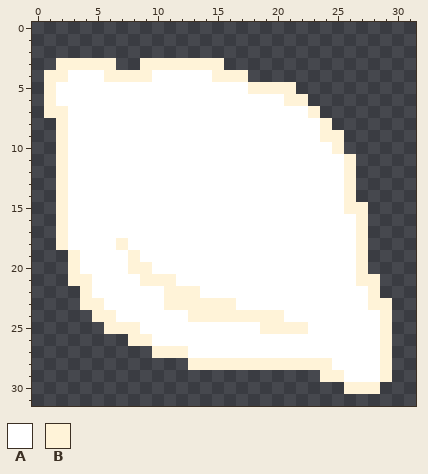
One commit to this pixel-art sprite: assets/img/WhiteSong.png. Above: the version before the commit.
The file is 128x128 pixels, drawn in blocks of 4x4; one block is one cell here.
Palette (. is transparent): A #ffffff  B #fff3d8
Pixels before, first column x 1:
 3 .BBBBB..BBBBBBB..............
 4 BBAAABBBBAAAAABBB............
 5 BAAAAAAAAAAAAAAAABBBB........
 6 BAAAAAAAAAAAAAAAAAAABB.......
 7 BBAAAAAAAAAAAAAAAAAAAAB......
 8 .BAAAAAAAAAAAAAAAAAAAAAB.....
 9 .BAAAAAAAAAAAAAAAAAAAAABB....
10 .BAAAAAAAAAAAAAAAAAAAAAAB....
11 .BAAAAAAAAAAAAAAAAAAAAAAAB...
12 .BAAAAAAAAAAAAAAAAAAAAAAAB...
13 .BAAAAAAAAAAAAAAAAAAAAAAAB...
14 .BAAAAAAAAAAAAAAAAAAAAAAAB...
15 .BAAAAAAAAAAAAAAAAAAAAAAABB..
16 .BAAAAAAAAAAAAAAAAAAAAAAAAB..
17 .BAAAAAAAAAAAAAAAAAAAAAAAAB..
18 .BAAAABAAAAAAAAAAAAAAAAAAAB..
19 ..BAAAABAAAAAAAAAAAAAAAAAAB..
20 ..BAAAABBAAAAAAAAAAAAAAAAAB..
21 ..BBAAAABBBAAAAAAAAAAAAAAABB.
22 ...BAAAAAABBBAAAAAAAAAAAAAAB.
23 ...BBAAAAABBBBBBAAAAAAAAAAABB
24 ....BBAAAAAABBBBBBBBAAAAAAAAB
25 .....BBBAAAAAAAAAABBBBAAAAAAB
26 .......BBAAAAAAAAAAAAAAAAAAAB
27 .........BBBAAAAAAAAAAAAAAAAB
28 ............BBBBBBBBBBBBAAAAB
29 .......................BBAAAB
30 .........................BBB.
Now the later version:
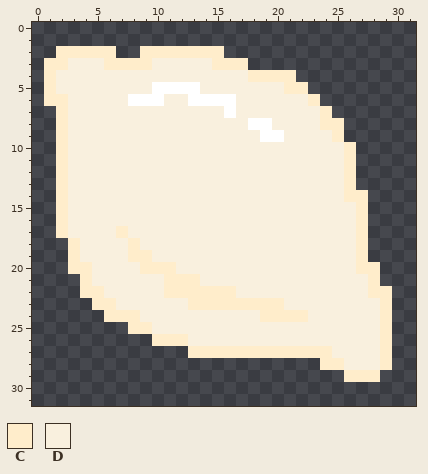
Colours new in this view: C #ffedcb  D #f9f0de
From old to new:
Changed rows in their new state; - is an unchanged pixel.
first column x 1:
 2 -CCCCC--CCCCCCC--------------
 3 CCDDDCCCCDDDDDCCC------------
 4 CDDDDDDDDDDDDDDDDCCCC--------
 5 CDDDDDDDD----DDDDDDDCC-------
 6 CCDDDDD---DD----DDDDDDC------
 7 .CDDDDDDDDDDDDD-DDDDDDDC-----
 8 -CDDDDDDDDDDDDDDD--DDDDCC----
 9 -CDDDDDDDDDDDDDDDD--DDDDC----
10 -CDDDDDDDDDDDDDDDDDDDDDDDC---
11 -CDDDDDDDDDDDDDDDDDDDDDDDC---
12 -CDDDDDDDDDDDDDDDDDDDDDDDC---
13 -CDDDDDDDDDDDDDDDDDDDDDDDC---
14 -CDDDDDDDDDDDDDDDDDDDDDDDCC--
15 -CDDDDDDDDDDDDDDDDDDDDDDDDC--
16 -CDDDDDDDDDDDDDDDDDDDDDDDDC--
17 -CDDDDCDDDDDDDDDDDDDDDDDDDC--
18 -.CDDDDCDDDDDDDDDDDDDDDDDDC--
19 --CDDDDCCDDDDDDDDDDDDDDDDDC--
20 --CCDDDDCCCDDDDDDDDDDDDDDDCC-
21 --.CDDDDDDCCCDDDDDDDDDDDDDDC-
22 ---CCDDDDDCCCCCCDDDDDDDDDDDCC
23 ---.CCDDDDDDCCCCCCCCDDDDDDDDC
24 ----.CCCDDDDDDDDDDCCCCDDDDDDC
25 -----..CCDDDDDDDDDDDDDDDDDDDC
26 -------..CCCDDDDDDDDDDDDDDDDC
27 ---------...CCCCCCCCCCCCDDDDC
28 ------------...........CCDDDC
29 -----------------------..CCC.
30 -------------------------...-
Where, in picture pixels (left, top, right, bottom), the same in both pictures:
changed: (44, 46, 392, 394)
